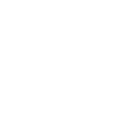
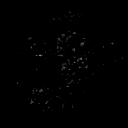
Layer changes from the first w=128, h=128 image to the second:
showed "Layer 0" over box(0, 0, 128, 128)
